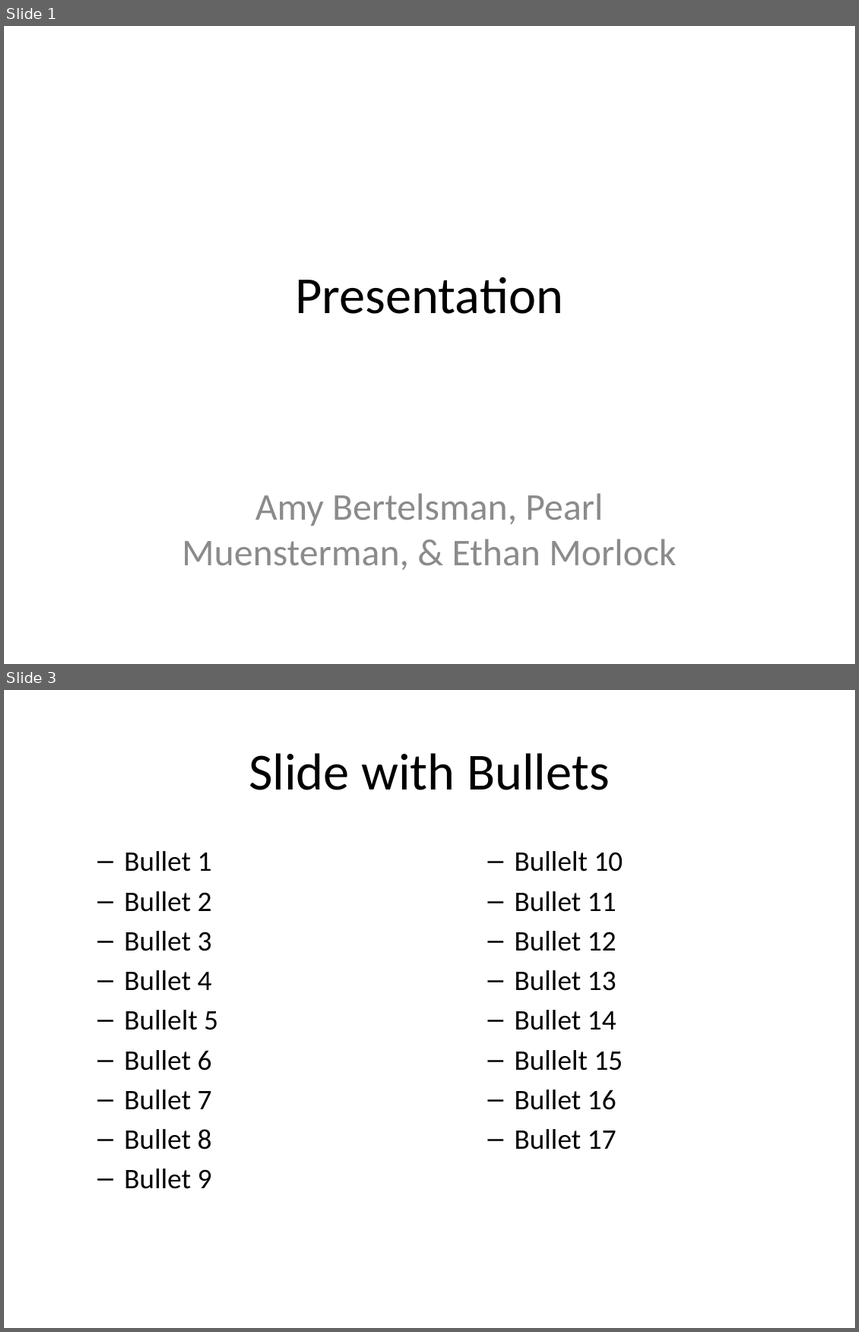
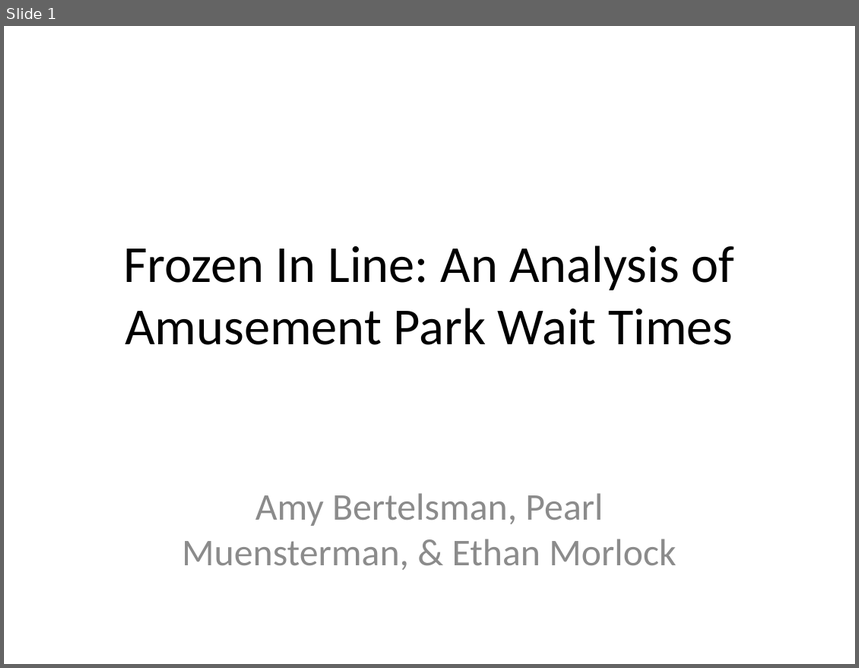
Before and after one commit to pearlmuensterman/Stat_361_Final_Project, a slide deck: Presentation.pptx. Shown one above the other, each under a label of ours: slides 1 and 3 before the commit, slide 1 after it; the slides between them are not shown. The pictures are 859x1332 and 859x668 pixels, drawn with LibreOffice and Linux fonts; fonts in the diff are those of the drawing. Boxes give left, top, right and bottom in pixels: in the first picture for what was removed or moved away, otherwise in the second. Text is boxed around its words. In the diff, an @@ line names an element or a change of style, - is before the commit and + after.

```diff
--- a/Presentation.pptx
+++ b/Presentation.pptx
@@ slide 3 removed at box(4, 690, 855, 1328), background #FFFFFF @@
@@ title removed at box(249, 753, 610, 790) @@
-Slide with Bullets
@@ text removed at box(124, 851, 218, 1189) @@
-  – Bullet 1
-  – Bullet 2
-  – Bullet 3
-  – Bullet 4
-  – Bullelt 5
-  – Bullet 6
-  – Bullet 7
-  – Bullet 8
-  – Bullet 9
@@ text removed at box(515, 851, 623, 1150) @@
-  – Bullelt 10
-  – Bullet 11
-  – Bullet 12
-  – Bullet 13
-  – Bullet 14
-  – Bullelt 15
-  – Bullet 16
-  – Bullet 17
@@ slide 1 changed as well @@
@@ title at box(123, 246, 734, 345): text changed @@
-Presentation
+Frozen In Line: An Analysis of Amusement Park Wait Times
```
Also in this commit, not shown: 8 slides added, 3 other slides removed, 1 other file.
